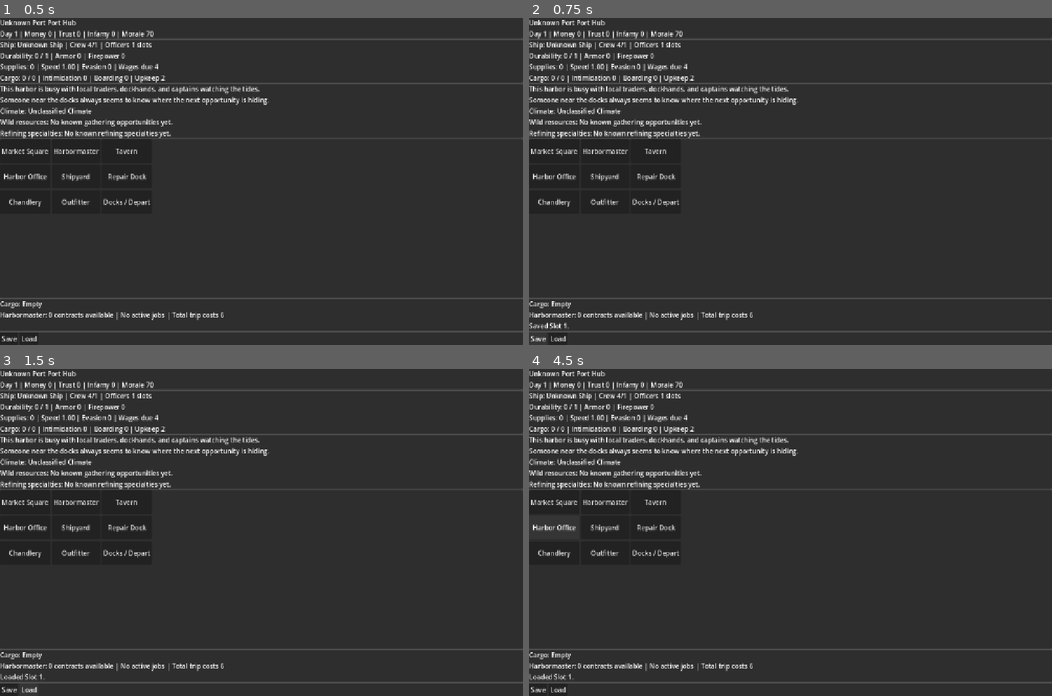
Above: before the commit, frames 1-4 (two rows, left to right).
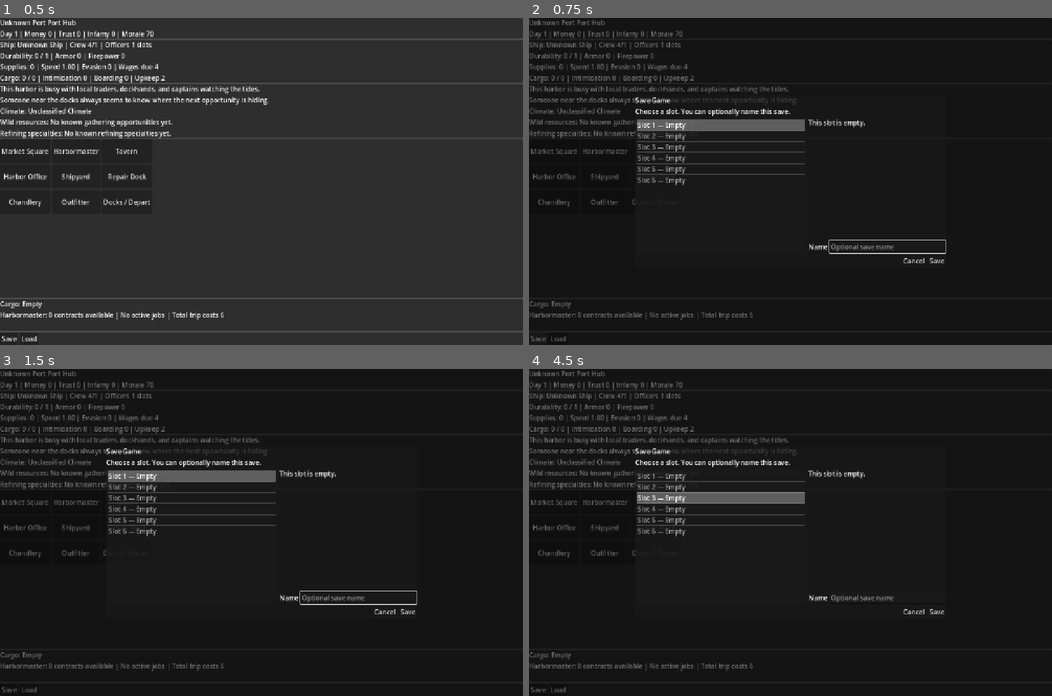
Above: after the commit, the same moments.

Repository: nwrowe/project-northwind
Game: Godot game, scene res://scenes/port/PortScreen.tscn
Same seed, same stepped clock (60 frames per second), same inputs: the game is played once before the commit and once after it. This scene is started directly instead of the project's main scene.
Inputs:
- Up to frame 1 (0.5 s): no input
- Up to frame 2 (0.75 s): click "Save" at 0.5 s
- Up to frame 3 (1.5 s): click "Load" at 1.25 s
- Up to frame 4 (4.5 s): click "Market Square" at 2 s; click "Harbormaster" at 2.75 s; click "Tavern" at 3.5 s; click "Harbor Office" at 4.25 s

Frame 1 is identical in both runs. In frame 2, 68% of the frame differs, in the area x 0-100%, y 0-100%; in frame 3, 68%; in frame 4, 68%.
Error before the commit: Cannot call method 'add_child' on a null value. (res://autoload/ScreenRouter.gd:31)

Commit message:
Update PortScreen.gd
interface hooks and actions for save/load menu screen

Diff:
--- a/scripts/ui/PortScreen.gd
+++ b/scripts/ui/PortScreen.gd
@@ -2,6 +2,8 @@
 
 var contract_system := ContractSystem.new()
 var climate_system := ClimateSystem.new()
+
+const SAVE_SLOT_DIALOG_SCENE := preload("res://scenes/ui/SaveSlotDialog.tscn")
 
 const PORT_FLAVOR := {
 	"aurelia": {"overview": "Aurelia is a calm starter harbor where traders swap staples and gossip under sun-faded awnings.", "npc": "Maris the Dock Clerk keeps ledgers on every captain and always knows which routes are safest this week."},
@@ -10,6 +12,8 @@
 	"marsa_quay": {"overview": "Marsa Quay is practical and busy, full of grain, oil, and workers who value reliability over flash.", "npc": "Quartermaster Toma runs the chandlery and remembers every captain who paid on time."},
 	"thalos": {"overview": "Thalos is wealthier and more demanding, where luxury cargo sells well and mistakes cost more.", "npc": "Archivist Nera in the harbor office favors captains who finish contracts before the ink dries."}
 }
+
+var save_slot_dialog
 
 @onready var port_name_label = $VBoxContainer/HeaderPanel/VBoxContainer/PortNameLabel
 @onready var day_money_label = $VBoxContainer/HeaderPanel/VBoxContainer/DayMoneyLabel
@@ -38,6 +42,10 @@
 	$VBoxContainer/ServicePanel/GridContainer/TravelButton.pressed.connect(_on_travel_pressed)
 	$VBoxContainer/FooterPanel/HBoxContainer/SaveButton.pressed.connect(_on_save_pressed)
 	$VBoxContainer/FooterPanel/HBoxContainer/LoadButton.pressed.connect(_on_load_pressed)
+	save_slot_dialog = SAVE_SLOT_DIALOG_SCENE.instantiate()
+	add_child(save_slot_dialog)
+	save_slot_dialog.save_requested.connect(_on_save_slot_requested)
+	save_slot_dialog.load_requested.connect(_on_load_slot_requested)
 	refresh_ui()
 	if not GameState.pending_status_message.is_empty():
 		action_status_label.text = GameState.pending_status_message
@@ -100,7 +108,19 @@
 func _on_upgrade_pressed() -> void:
 	ScreenRouter.show_upgrade_panel()
 func _on_save_pressed() -> void:
-	action_status_label.text = str(SaveManager.save_game().get("message", "Save complete."))
+	save_slot_dialog.open_for_save()
 func _on_load_pressed() -> void:
-	action_status_label.text = str(SaveManager.load_game().get("message", "Load complete."))
+	save_slot_dialog.open_for_load()
+
+func _on_save_slot_requested(slot_id: String, display_name: String) -> void:
+	var result: Dictionary = SaveManager.save_game(slot_id, display_name)
+	action_status_label.text = str(result.get("message", "Save complete."))
+	save_slot_dialog.close_dialog()
 	refresh_ui()
+
+func _on_load_slot_requested(slot_id: String) -> void:
+	var result: Dictionary = SaveManager.load_game(slot_id)
+	action_status_label.text = str(result.get("message", "Load complete."))
+	save_slot_dialog.close_dialog()
+	if result.get("success", false):
+		refresh_ui()
